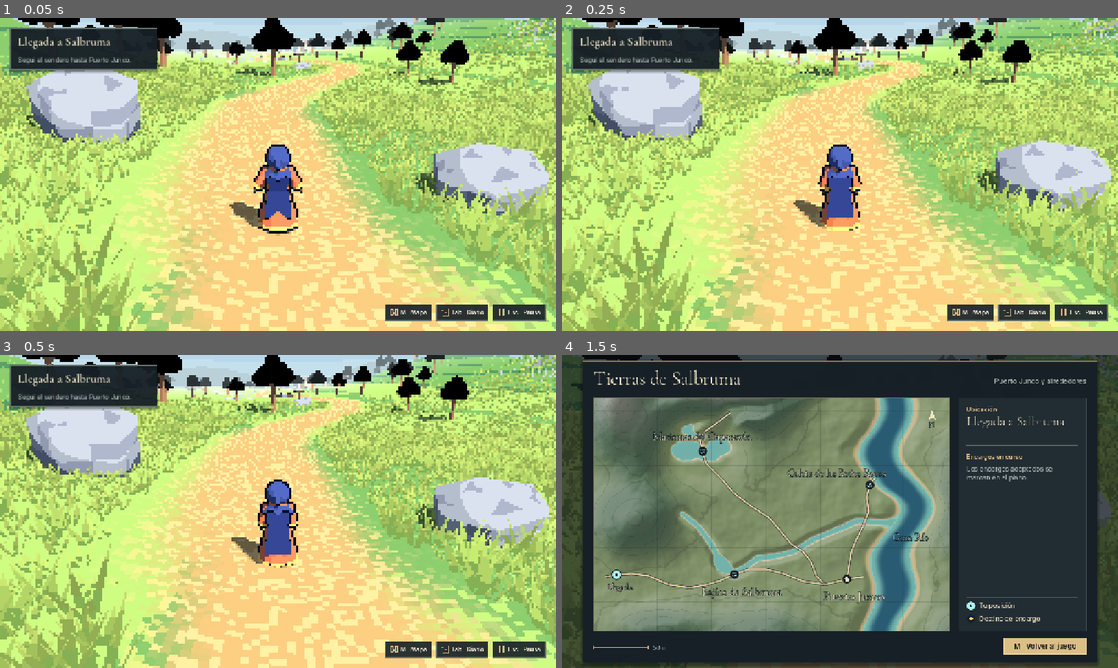
Above: before the commit, frames 1-4 (two rows, left to right).
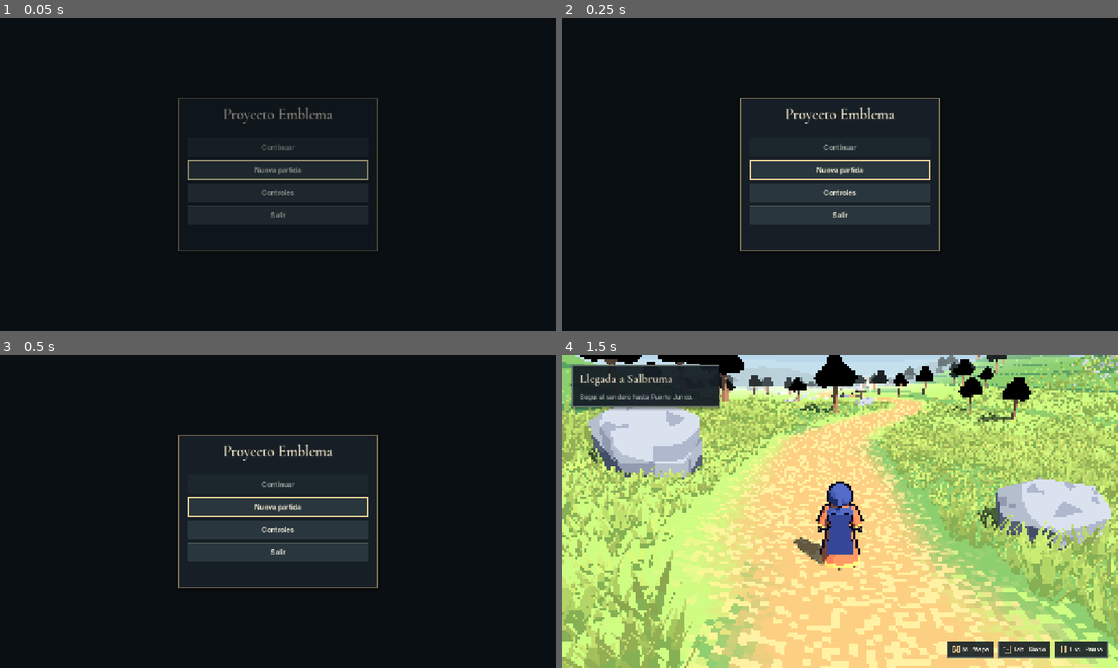
Above: after the commit, the same moments.

Repository: brainbtz7-cell/Proyecto-Emblema
Game: Godot game, scene res://interfaz/menu_principal.tscn
The game is run twice, just before and just after one commit, with the same random seed, the same clock (stepped at 60 frames per second) and the same inputs. Before the commit the project starts from res://mundo/salbruma/salbruma.tscn.
Inputs (mouse positions are in pixels of both pictures, inside the frame that each line leads up to):
- Up to frame 1 (0.05 s): no input
- Up to frame 2 (0.25 s): no input
- Up to frame 3 (0.5 s): no input
- Up to frame 4 (1.5 s): click (967, 649) at 0.5 s, where only the run before the commit has a clickable "M Mapa"; click (840, 508) at 1.25 s, where only the run after the commit has a clickable "Nueva partida"

The runs differ from the first frame. In frame 1, 96% of the frame differs, in the area x 0-100%, y 0-100%; in frame 2, 96%; in frame 3, 96%; in frame 4, 96%.

Commit message:
Agregar menú principal y abrirlo desde project.godot

Diff:
--- a/interfaz/interfaz.gd
+++ b/interfaz/interfaz.gd
@@ -25,6 +25,7 @@
 var _ultimo_cierre := -100000
 var _raton_anterior := Input.MOUSE_MODE_VISIBLE
 var _pausado_antes := false
+var _en_menu_principal := false
 var _avisos_pendientes: Dictionary[Encargo, int] = {}
 var _tiempo_del_aviso := 0.0
 var _explorando := true
@@ -66,15 +67,13 @@
 	_mapa.icon = preload("res://interfaz/iconos/mapa.svg")
 	_diario.icon = preload("res://interfaz/iconos/diario.svg")
 	_boton_pausa.icon = preload("res://interfaz/iconos/pausa.svg")
-	if Guardado.hay_partida() and Guardado.automatico:
-		_mostrar_resultado_guardado(not Guardado.fecha.is_empty(), Guardado.ultimo_mensaje)
 	_actualizar_atajos()
 	_actualizar_hud()
 
 
 func _input(evento: InputEvent) -> void:
 	_detectar_dispositivo(evento)
-	if evento.is_echo():
+	if _en_menu_principal or evento.is_echo():
 		return
 	var diario := evento.is_action_pressed(&"ver_diario")
 	var pausa := evento.is_action_pressed(&"pausar")
@@ -124,7 +123,13 @@
 ## Evita reutilizar la misma pulsación al volver a explorar.
 func ocupada() -> bool:
 	var ultimo_cierre := maxi(_ultimo_cierre, maxi(dialogo.cerrado_en, combate.cerrado_en))
-	return mapa_abierto or _pausa.visible or dialogo.abierto or combate.visible or Time.get_ticks_msec() - ultimo_cierre < MARGEN_TRAS_CIERRE
+	return _en_menu_principal or mapa_abierto or _pausa.visible or dialogo.abierto or combate.visible or Time.get_ticks_msec() - ultimo_cierre < MARGEN_TRAS_CIERRE
+
+
+## Suspende los atajos y el HUD hasta que el menú abra el mundo.
+func establecer_en_menu_principal(activo: bool) -> void:
+	_en_menu_principal = activo
+	_actualizar_hud()
 
 
 func establecer_mapa_disponible(disponible: bool) -> void:
@@ -191,7 +196,7 @@
 
 
 func _actualizar_hud() -> void:
-	_explorando = not (mapa_abierto or _pausa.visible or dialogo.visible or combate.visible)
+	_explorando = not (_en_menu_principal or mapa_abierto or _pausa.visible or dialogo.visible or combate.visible)
 	_atajos.visible = _explorando
 	_seguimiento.visible = _explorando
 	_aviso.visible = _explorando and not _accion.text.is_empty()
--- a/interfaz/menu_de_pausa.gd
+++ b/interfaz/menu_de_pausa.gd
@@ -12,12 +12,7 @@
 
 @onready var _diario: VBoxContainer = $Caja/Columna/Cuerpo/Interior/Paginas/Diario
 @onready var _lista: VBoxContainer = $Caja/Columna/Cuerpo/Interior/Paginas/Diario/Lista
-@onready var _controles: VBoxContainer = $Caja/Columna/Cuerpo/Interior/Paginas/Controles
-@onready var _tabla: GridContainer = $Caja/Columna/Cuerpo/Interior/Paginas/Controles/Tabla
-@onready var _imagen: HBoxContainer = $Caja/Columna/Cuerpo/Interior/Paginas/Controles/Imagen
-@onready var _resolucion: Label = _imagen.get_node("Resolucion")
-@onready var _grueso: Button = _imagen.get_node("Grueso")
-@onready var _fino: Button = _imagen.get_node("Fino")
+@onready var _controles: PanelDeControles = $Caja/Columna/Cuerpo/Interior/Paginas/Controles
 @onready var _interior: ScrollContainer = $Caja/Columna/Cuerpo/Interior
 @onready var _boton_diario: Button = $Caja/Columna/Cuerpo/Menu/Diario
 @onready var _boton_controles: Button = $Caja/Columna/Cuerpo/Menu/Controles
@@ -37,9 +32,6 @@
 	$Caja/Columna/Cabecera/Volver.pressed.connect(volver.emit)
 	_boton_diario.pressed.connect(mostrar_pagina.bind(DIARIO))
 	_boton_controles.pressed.connect(mostrar_pagina.bind(CONTROLES))
-	_grueso.pressed.connect(Pixelado.cambiar_alto.bind(-1))
-	_fino.pressed.connect(Pixelado.cambiar_alto.bind(1))
-	Pixelado.cambiado.connect(_actualizar_resolucion)
 	Encargos.cambiado.connect(_actualizar_diario)
 	_boton_partida.pressed.connect(mostrar_pagina.bind(PARTIDA))
 	_guardar.icon = preload("res://interfaz/iconos/guardar.svg")
@@ -48,7 +40,6 @@
 	_cancelar.pressed.connect(cancelar_borrado)
 	_confirmar.pressed.connect(_borrar_partida)
 	Guardado.cambiado.connect(_actualizar_partida)
-	_actualizar_resolucion()
 
 
 func mostrar_pagina(destino: int) -> void:
@@ -62,9 +53,7 @@
 	_boton_controles.set_pressed_no_signal(pagina == CONTROLES)
 	if pagina == DIARIO:
 		_actualizar_diario()
-	elif pagina == CONTROLES:
-		_actualizar_controles()
-	else:
+	elif pagina == PARTIDA:
 		_actualizar_partida()
 	_interior.scroll_vertical = 0
 	var botones: Array[Button] = [_boton_diario, _boton_controles, _boton_partida]
@@ -155,37 +144,6 @@
 	_lista.add_child(ficha)
 
 
-func _actualizar_controles() -> void:
-	_vaciar(_tabla)
-	for titulo in ["Acción", "Teclado y ratón", "Mando"]:
-		var cabecera := _rotulo(titulo, &"Etiqueta")
-		cabecera.size_flags_horizontal = Control.SIZE_EXPAND_FILL
-		_tabla.add_child(cabecera)
-	_fila("Moverse", "WASD / flechas", "Palanca izq.")
-	_fila("Correr", Interfaz.tecla(&"correr", false), Interfaz.tecla(&"correr", true))
-	_fila("Saltar", Interfaz.tecla(&"saltar", false), Interfaz.tecla(&"saltar", true))
-	_fila("Interactuar / avanzar", Interfaz.tecla(&"interactuar", false), Interfaz.tecla(&"interactuar", true))
-	_fila("Girar / acercar cámara", "Clic y mover / Rueda", "Palanca der.")
-	_fila("Abrir mapa / diario", "%s / %s" % [Interfaz.tecla(&"ver_mapa", false), Interfaz.tecla(&"ver_diario", false)],
-		"%s / %s" % [Interfaz.tecla(&"ver_mapa", true), Interfaz.tecla(&"ver_diario", true)])
-	_fila("Elegir en combate", "1–4 / Flechas y Enter", "Cruceta y A")
-	_fila("Pausar / volver", Interfaz.tecla(&"pausar", false), Interfaz.tecla(&"pausar", true))
-	_fila("Píxel mayor / menor", "%s / %s" % [Interfaz.tecla(&"pixel_mas_grande", false), Interfaz.tecla(&"pixel_mas_chico", false)], "—")
-
-
-func _fila(accion: String, teclado: String, mando: String) -> void:
-	_tabla.add_child(_rotulo(accion, &"Enfasis"))
-	_tabla.add_child(_rotulo(teclado, &"Secundario"))
-	_tabla.add_child(_rotulo(mando, &"Secundario"))
-
-
-func _actualizar_resolucion() -> void:
-	var resolucion := Pixelado.resolucion_interna
-	_resolucion.text = "Imagen 3D  ·  %d × %d" % [resolucion.x, resolucion.y]
-	_grueso.disabled = Pixelado.alto_interno == Pixelado.ALTOS_INTERNOS.front()
-	_fino.disabled = Pixelado.alto_interno == Pixelado.ALTOS_INTERNOS.back()
-
-
 func _rotulo(texto: String, estilo: StringName) -> Label:
 	var rotulo := Label.new()
 	rotulo.text = texto
--- /dev/null
+++ b/interfaz/menu_principal.gd
@@ -0,0 +1,107 @@
+extends Control
+
+const SALBRUMA := "res://mundo/salbruma/salbruma.tscn"
+
+@onready var _inicio: PanelContainer = $Inicio
+@onready var _acciones: VBoxContainer = $Inicio/Columna/Acciones
+@onready var _continuar: Button = $Inicio/Columna/Acciones/Continuar
+@onready var _nueva: Button = $Inicio/Columna/Acciones/Nueva
+@onready var _ver_controles: Button = $Inicio/Columna/Acciones/Controles
+@onready var _confirmacion: VBoxContainer = $Inicio/Columna/Confirmacion
+@onready var _cancelar: Button = $Inicio/Columna/Confirmacion/Cancelar
+@onready var _controles: PanelContainer = $Controles
+@onready var _volver: Button = $Controles/Columna/Cabecera/Volver
+@onready var _estado: Label = $Inicio/Columna/Estado
+
+
+func _ready() -> void:
+	Interfaz.establecer_en_menu_principal(true)
+	tree_exiting.connect(Interfaz.establecer_en_menu_principal.bind(false))
+	Input.mouse_mode = Input.MOUSE_MODE_VISIBLE
+	_continuar.pressed.connect(_cargar_partida)
+	_nueva.pressed.connect(_pedir_partida_nueva)
+	_ver_controles.pressed.connect(_mostrar_controles.bind(true))
+	$Inicio/Columna/Acciones/Salir.pressed.connect(get_tree().quit)
+	_cancelar.pressed.connect(_cancelar_borrado)
+	$Inicio/Columna/Confirmacion/Confirmar.pressed.connect(_empezar_de_nuevo)
+	_volver.pressed.connect(_mostrar_controles.bind(false))
+	_continuar.disabled = not _hay_partida()
+	if _continuar.disabled:
+		_nueva.grab_focus()
+	else:
+		_continuar.grab_focus()
+	Interfaz.animar_entrada(_inicio)
+
+
+func _unhandled_input(evento: InputEvent) -> void:
+	if not (evento.is_action_pressed(&"ui_cancel") or evento.is_action_pressed(&"pausar")):
+		return
+	if _controles.visible:
+		_mostrar_controles(false)
+	elif _confirmacion.visible:
+		_cancelar_borrado()
+	else:
+		return
+	get_viewport().set_input_as_handled()
+
+
+func _hay_partida() -> bool:
+	return Guardado.automatico and Guardado.hay_partida()
+
+
+func _cargar_partida() -> void:
+	if not _hay_partida():
+		_continuar.disabled = true
+		_nueva.grab_focus()
+		_mostrar_error("Ya no hay una partida guardada.")
+		return
+	if not Guardado.cargar():
+		_mostrar_error(Guardado.ultimo_mensaje)
+		return
+	_abrir_salbruma()
+
+
+func _pedir_partida_nueva() -> void:
+	if _hay_partida():
+		_estado.hide()
+		_acciones.hide()
+		_confirmacion.show()
+		_cancelar.grab_focus()
+	else:
+		_abrir_salbruma()
+
+
+func _cancelar_borrado() -> void:
+	_confirmacion.hide()
+	_acciones.show()
+	_continuar.disabled = not _hay_partida()
+	_nueva.grab_focus()
+
+
+func _empezar_de_nuevo() -> void:
+	if not Guardado.borrar():
+		_cancelar_borrado()
+		_mostrar_error(Guardado.ultimo_mensaje)
+		return
+	_abrir_salbruma()
+
+
+func _abrir_salbruma() -> void:
+	if get_tree().change_scene_to_file(SALBRUMA) != OK:
+		_cancelar_borrado()
+		_mostrar_error("No se pudo abrir Salbruma.")
+
+
+func _mostrar_controles(activos: bool) -> void:
+	_controles.visible = activos
+	_inicio.visible = not activos
+	if activos:
+		_volver.grab_focus()
+		Interfaz.animar_entrada(_controles)
+	else:
+		_ver_controles.grab_focus()
+
+
+func _mostrar_error(mensaje: String) -> void:
+	_estado.text = mensaje
+	_estado.show()
--- /dev/null
+++ b/interfaz/menu_principal.tscn
@@ -0,0 +1,150 @@
+[gd_scene format=3]
+
+[ext_resource type="Script" path="res://interfaz/menu_principal.gd" id="1"]
+[ext_resource type="Theme" path="res://interfaz/tema.tres" id="2"]
+[ext_resource type="PackedScene" path="res://interfaz/panel_de_controles.tscn" id="3"]
+
+[node name="MenuPrincipal" type="Control"]
+layout_mode = 3
+anchors_preset = 15
+anchor_right = 1.0
+anchor_bottom = 1.0
+grow_horizontal = 2
+grow_vertical = 2
+theme = ExtResource("2")
+script = ExtResource("1")
+
+[node name="Fondo" type="ColorRect" parent="."]
+layout_mode = 1
+anchors_preset = 15
+anchor_right = 1.0
+anchor_bottom = 1.0
+mouse_filter = 2
+color = Color(0.037, 0.058, 0.070, 1.0)
+
+[node name="Inicio" type="PanelContainer" parent="."]
+layout_mode = 1
+anchors_preset = 8
+anchor_left = 0.5
+anchor_top = 0.5
+anchor_right = 0.5
+anchor_bottom = 0.5
+offset_left = -230.0
+offset_top = -175.0
+offset_right = 230.0
+offset_bottom = 175.0
+grow_horizontal = 2
+grow_vertical = 2
+
+[node name="Columna" type="VBoxContainer" parent="Inicio"]
+layout_mode = 2
+theme_override_constants/separation = 14
+
+[node name="Titulo" type="Label" parent="Inicio/Columna"]
+layout_mode = 2
+theme_type_variation = &"Titulo"
+text = "Proyecto Emblema"
+horizontal_alignment = 1
+
+[node name="Division" type="HSeparator" parent="Inicio/Columna"]
+layout_mode = 2
+
+[node name="Acciones" type="VBoxContainer" parent="Inicio/Columna"]
+layout_mode = 2
+theme_override_constants/separation = 8
+
+[node name="Continuar" type="Button" parent="Inicio/Columna/Acciones"]
+custom_minimum_size = Vector2(0, 44)
+layout_mode = 2
+theme_type_variation = &"BotonPrincipal"
+text = "Continuar"
+
+[node name="Nueva" type="Button" parent="Inicio/Columna/Acciones"]
+custom_minimum_size = Vector2(0, 44)
+layout_mode = 2
+text = "Nueva partida"
+
+[node name="Controles" type="Button" parent="Inicio/Columna/Acciones"]
+custom_minimum_size = Vector2(0, 44)
+layout_mode = 2
+text = "Controles"
+
+[node name="Salir" type="Button" parent="Inicio/Columna/Acciones"]
+custom_minimum_size = Vector2(0, 44)
+layout_mode = 2
+text = "Salir"
+
+[node name="Confirmacion" type="VBoxContainer" parent="Inicio/Columna"]
+visible = false
+layout_mode = 2
+theme_override_constants/separation = 10
+
+[node name="Advertencia" type="Label" parent="Inicio/Columna/Confirmacion"]
+layout_mode = 2
+theme_type_variation = &"Advertencia"
+autowrap_mode = 3
+text = "¿Empezar una partida nueva? Se borrarán tu partida actual y todo el progreso guardado."
+
+[node name="Cancelar" type="Button" parent="Inicio/Columna/Confirmacion"]
+custom_minimum_size = Vector2(0, 44)
+layout_mode = 2
+text = "Conservar partida"
+
+[node name="Confirmar" type="Button" parent="Inicio/Columna/Confirmacion"]
+custom_minimum_size = Vector2(0, 44)
+layout_mode = 2
+theme_type_variation = &"BotonPeligro"
+text = "Borrar y empezar de nuevo"
+
+[node name="Estado" type="Label" parent="Inicio/Columna"]
+visible = false
+layout_mode = 2
+theme_type_variation = &"Advertencia"
+autowrap_mode = 3
+
+[node name="Controles" type="PanelContainer" parent="."]
+visible = false
+layout_mode = 1
+anchors_preset = 8
+anchor_left = 0.5
+anchor_top = 0.5
+anchor_right = 0.5
+anchor_bottom = 0.5
+offset_left = -350.0
+offset_top = -251.0
+offset_right = 350.0
+offset_bottom = 251.0
+grow_horizontal = 2
+grow_vertical = 2
+
+[node name="Columna" type="VBoxContainer" parent="Controles"]
+layout_mode = 2
+theme_override_constants/separation = 13
+
+[node name="Cabecera" type="HBoxContainer" parent="Controles/Columna"]
+layout_mode = 2
+
+[node name="Titulo" type="Label" parent="Controles/Columna/Cabecera"]
+layout_mode = 2
+size_flags_horizontal = 3
+theme_type_variation = &"Titulo"
+text = "Controles"
+
+[node name="Volver" type="Button" parent="Controles/Columna/Cabecera"]
+custom_minimum_size = Vector2(120, 40)
+layout_mode = 2
+size_flags_vertical = 4
+theme_type_variation = &"BotonPrincipal"
+text = "Volver"
+
+[node name="Division" type="HSeparator" parent="Controles/Columna"]
+layout_mode = 2
+
+[node name="Interior" type="ScrollContainer" parent="Controles/Columna"]
+layout_mode = 2
+size_flags_vertical = 3
+horizontal_scroll_mode = 0
+follow_focus = true
+
+[node name="Acciones" parent="Controles/Columna/Interior" instance=ExtResource("3")]
+layout_mode = 2
--- /dev/null
+++ b/interfaz/panel_de_controles.gd
@@ -0,0 +1,54 @@
+class_name PanelDeControles
+extends VBoxContainer
+
+@onready var _tabla: GridContainer = $Tabla
+@onready var _resolucion: Label = $Imagen/Resolucion
+@onready var _grueso: Button = $Imagen/Grueso
+@onready var _fino: Button = $Imagen/Fino
+
+
+func _ready() -> void:
+	_grueso.pressed.connect(Pixelado.cambiar_alto.bind(-1))
+	_fino.pressed.connect(Pixelado.cambiar_alto.bind(1))
+	Pixelado.cambiado.connect(_actualizar_resolucion)
+	_actualizar_resolucion()
+	# La interfaz global termina de entrar al árbol después de este panel.
+	_cargar_acciones.call_deferred()
+
+
+func _cargar_acciones() -> void:
+	for titulo in ["Acción", "Teclado y ratón", "Mando"]:
+		var cabecera := _rotulo(titulo, &"Etiqueta")
+		cabecera.size_flags_horizontal = Control.SIZE_EXPAND_FILL
+		_tabla.add_child(cabecera)
+	_fila("Moverse", "WASD / flechas", "Palanca izq.")
+	_fila("Correr", Interfaz.tecla(&"correr", false), Interfaz.tecla(&"correr", true))
+	_fila("Saltar", Interfaz.tecla(&"saltar", false), Interfaz.tecla(&"saltar", true))
+	_fila("Interactuar / avanzar", Interfaz.tecla(&"interactuar", false), Interfaz.tecla(&"interactuar", true))
+	_fila("Girar / acercar cámara", "Clic y mover / Rueda", "Palanca der.")
+	_fila("Abrir mapa / diario", "%s / %s" % [Interfaz.tecla(&"ver_mapa", false), Interfaz.tecla(&"ver_diario", false)],
+		"%s / %s" % [Interfaz.tecla(&"ver_mapa", true), Interfaz.tecla(&"ver_diario", true)])
+	_fila("Elegir en combate", "1–4 / Flechas y Enter", "Cruceta y A")
+	_fila("Pausar / volver", Interfaz.tecla(&"pausar", false), Interfaz.tecla(&"pausar", true))
+	_fila("Píxel mayor / menor", "%s / %s" % [Interfaz.tecla(&"pixel_mas_grande", false), Interfaz.tecla(&"pixel_mas_chico", false)], "—")
+
+
+func _fila(accion: String, teclado: String, mando: String) -> void:
+	_tabla.add_child(_rotulo(accion, &"Enfasis"))
+	_tabla.add_child(_rotulo(teclado, &"Secundario"))
+	_tabla.add_child(_rotulo(mando, &"Secundario"))
+
+
+func _actualizar_resolucion() -> void:
+	var resolucion := Pixelado.resolucion_interna
+	_resolucion.text = "Imagen 3D  ·  %d × %d" % [resolucion.x, resolucion.y]
+	_grueso.disabled = Pixelado.alto_interno == Pixelado.ALTOS_INTERNOS.front()
+	_fino.disabled = Pixelado.alto_interno == Pixelado.ALTOS_INTERNOS.back()
+
+
+func _rotulo(texto: String, estilo: StringName) -> Label:
+	var rotulo := Label.new()
+	rotulo.text = texto
+	rotulo.theme_type_variation = estilo
+	rotulo.autowrap_mode = TextServer.AUTOWRAP_WORD_SMART
+	return rotulo
--- /dev/null
+++ b/interfaz/panel_de_controles.tscn
@@ -0,0 +1,32 @@
+[gd_scene format=3]
+
+[ext_resource type="Script" path="res://interfaz/panel_de_controles.gd" id="1"]
+
+[node name="Controles" type="VBoxContainer"]
+size_flags_horizontal = 3
+theme_override_constants/separation = 10
+script = ExtResource("1")
+
+[node name="Tabla" type="GridContainer" parent="."]
+layout_mode = 2
+columns = 3
+
+[node name="Division" type="HSeparator" parent="."]
+layout_mode = 2
+
+[node name="Imagen" type="HBoxContainer" parent="."]
+layout_mode = 2
+
+[node name="Resolucion" type="Label" parent="Imagen"]
+layout_mode = 2
+size_flags_horizontal = 3
+theme_type_variation = &"Secundario"
+vertical_alignment = 1
+
+[node name="Grueso" type="Button" parent="Imagen"]
+layout_mode = 2
+text = "Píxel mayor"
+
+[node name="Fino" type="Button" parent="Imagen"]
+layout_mode = 2
+text = "Píxel menor"
--- a/interfaz/pausa.tscn
+++ b/interfaz/pausa.tscn
@@ -2,6 +2,8 @@
 
 [ext_resource type="Script" path="res://interfaz/menu_de_pausa.gd" id="1"]
 [ext_resource type="Theme" path="res://interfaz/tema.tres" id="2"]
+
+[ext_resource type="PackedScene" path="res://interfaz/panel_de_controles.tscn" id="3"]
 
 [node name="Pausa" type="Control"]
 visible = false
@@ -113,39 +115,9 @@
 layout_mode = 2
 theme_override_constants/separation = 10
 
-[node name="Controles" type="VBoxContainer" parent="Caja/Columna/Cuerpo/Interior/Paginas"]
+[node name="Controles" parent="Caja/Columna/Cuerpo/Interior/Paginas" instance=ExtResource("3")]
 visible = false
 layout_mode = 2
-theme_override_constants/separation = 10
-
-[node name="Titulo" type="Label" parent="Caja/Columna/Cuerpo/Interior/Paginas/Controles"]
-layout_mode = 2
-theme_type_variation = &"Nombre"
-text = "Controles"
-
-[node name="Tabla" type="GridContainer" parent="Caja/Columna/Cuerpo/Interior/Paginas/Controles"]
-layout_mode = 2
-columns = 3
-
-[node name="Division" type="HSeparator" parent="Caja/Columna/Cuerpo/Interior/Paginas/Controles"]
-layout_mode = 2
-
-[node name="Imagen" type="HBoxContainer" parent="Caja/Columna/Cuerpo/Interior/Paginas/Controles"]
-layout_mode = 2
-
-[node name="Resolucion" type="Label" parent="Caja/Columna/Cuerpo/Interior/Paginas/Controles/Imagen"]
-layout_mode = 2
-size_flags_horizontal = 3
-theme_type_variation = &"Secundario"
-vertical_alignment = 1
-
-[node name="Grueso" type="Button" parent="Caja/Columna/Cuerpo/Interior/Paginas/Controles/Imagen"]
-layout_mode = 2
-text = "Píxel mayor"
-
-[node name="Fino" type="Button" parent="Caja/Columna/Cuerpo/Interior/Paginas/Controles/Imagen"]
-layout_mode = 2
-text = "Píxel menor"
 
 [node name="Pie" type="HBoxContainer" parent="Caja/Columna"]
 layout_mode = 2
@@ -173,7 +145,7 @@
 [node name="Descripcion" type="Label" parent="Caja/Columna/Cuerpo/Interior/Paginas/Partida"]
 layout_mode = 2
 autowrap_mode = 3
-text = "Tu progreso se carga al abrir el juego. Se guarda al avanzar en los encargos y al salir. Volvés al último lugar seguro donde apoyaste los pies."
+text = "Elegí Continuar en el menú principal para recuperar tu progreso. Se guarda al avanzar en los encargos y al salir. Volvés al último lugar seguro donde apoyaste los pies."
 
 [node name="Estado" type="Label" parent="Caja/Columna/Cuerpo/Interior/Paginas/Partida"]
 layout_mode = 2
--- a/nucleo/guardado.gd
+++ b/nucleo/guardado.gd
@@ -6,6 +6,7 @@
 
 const VERSION := 1
 const RUTA := "user://partida.json"
+const MENU_PRINCIPAL := "res://interfaz/menu_principal.tscn"
 
 ## Las herramientas usan un archivo temporal y desactivan el guardado automático.
 var ruta := RUTA
@@ -28,13 +29,24 @@
 	if not automatico:
 		return
 	get_tree().auto_accept_quit = false
-	if hay_partida():
+	_cargar_al_abrir.call_deferred()
+
+
+func _cargar_al_abrir() -> void:
+	# Una escena abierta directamente desde el editor conserva su carga automática.
+	var escena := _escena_jugable()
+	if escena == null or not hay_partida():
+		return
+	# Deja que el suelo y los habitantes terminen de entrar antes de reconstruirla.
+	for i in 3:
+		await get_tree().physics_frame
+	if is_instance_valid(escena) and escena == _escena_jugable():
 		cargar()
 
 
 ## Guarda también el avance parcial. Los sistemas deciden qué datos son persistentes.
 func guardar() -> bool:
-	var escena := get_tree().current_scene
+	var escena := _escena_jugable()
 	if escena == null or _restaurando:
 		return false
 	var escenarios: Dictionary = _datos.get("escenarios", {}).duplicate(true)
@@ -67,7 +79,7 @@
 	return _informar(true, "Partida guardada.")
 
 
-## Comprueba la versión antes de modificar la sesión. No ejecuta datos del archivo.
+## Comprueba la versión; en el menú inicial, el mundo se abre después de cargar.
 func cargar() -> bool:
 	var datos := _leer(ruta)
 	var recuperada := false
@@ -84,7 +96,7 @@
 	Encargos.desde_diccionario(sistemas["encargos"])
 	FaunaAnomala.desde_diccionario(sistemas["fauna_anomala"])
 	# Recargar reconstruye también defensas, rivales y presencias desde el progreso.
-	if get_tree().current_scene != null:
+	if _escena_jugable() != null:
 		get_tree().reload_current_scene()
 	fecha = str(datos.get("fecha", ""))
 	_bloqueado = recuperada
@@ -94,6 +106,13 @@
 
 func hay_partida() -> bool:
 	return FileAccess.file_exists(ruta) or FileAccess.file_exists(ruta + ".bak")
+
+
+func _escena_jugable() -> Node:
+	var escena := get_tree().current_scene
+	if escena != null and escena.scene_file_path != MENU_PRINCIPAL:
+		return escena
+	return null
 
 
 ## Borra los archivos y reinicia el progreso; la interfaz vuelve a abrir la escena.
@@ -174,7 +193,7 @@
 	if not automatico:
 		return
 	if aviso == NOTIFICATION_WM_CLOSE_REQUEST:
-		if not _bloqueado and get_tree().current_scene != null:
+		if not _bloqueado and _escena_jugable() != null:
 			if not guardar():
 				return
 		get_tree().quit()
--- a/project.godot
+++ b/project.godot
@@ -12,7 +12,7 @@
 
 config/name="Proyecto Emblema"
 config/description="Prototipo jugable de Proyecto Emblema."
-run/main_scene="res://mundo/salbruma/salbruma.tscn"
+run/main_scene="res://interfaz/menu_principal.tscn"
 config/features=PackedStringArray("4.7", "Forward Plus")
 config/icon="res://icon.svg"
 
Not shown, added: interfaz/menu_principal.gd.uid
Not shown, added: interfaz/panel_de_controles.gd.uid
Not shown, changed: LEEME.md
Not shown, changed: TRASPASO.md
